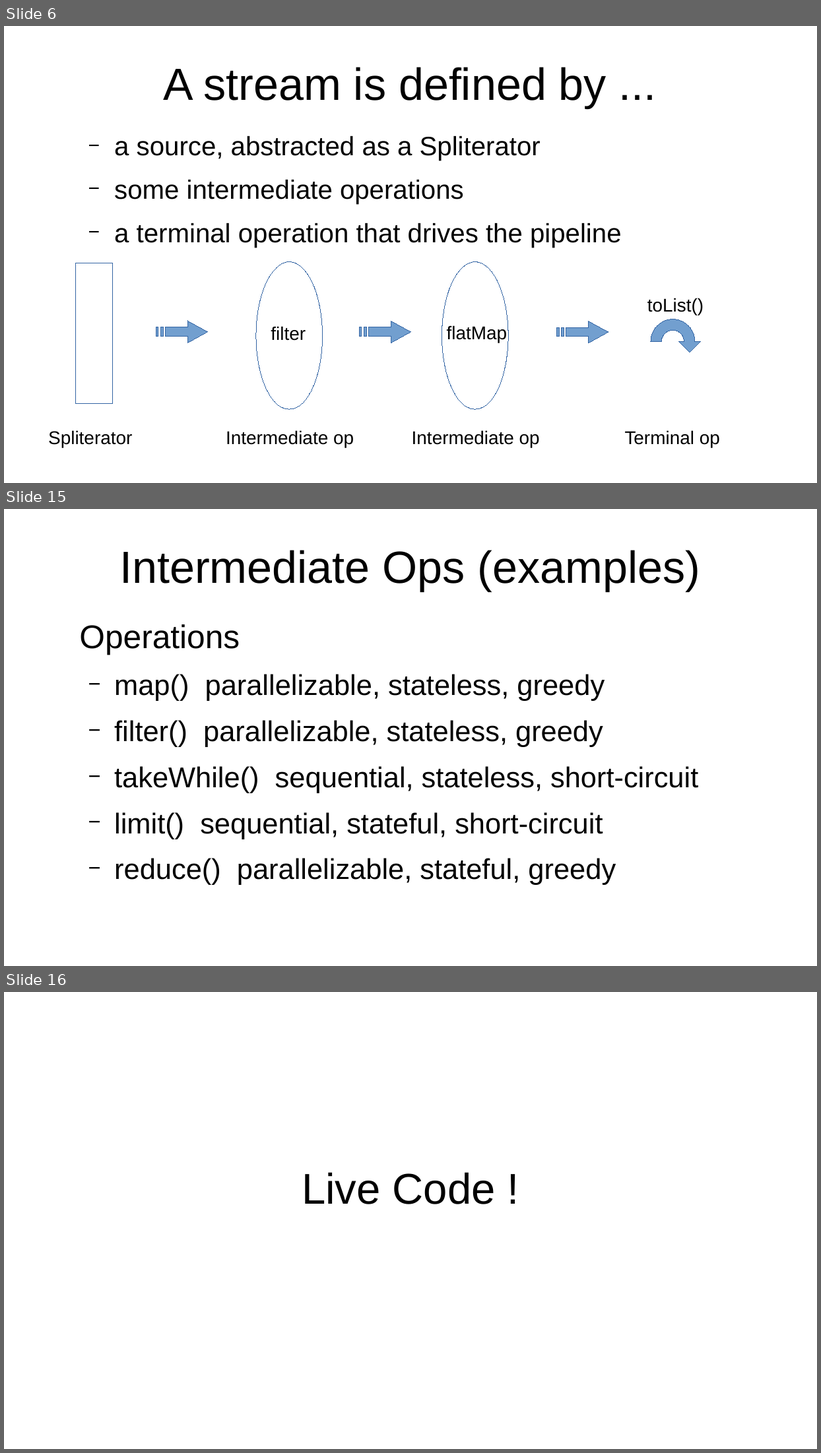
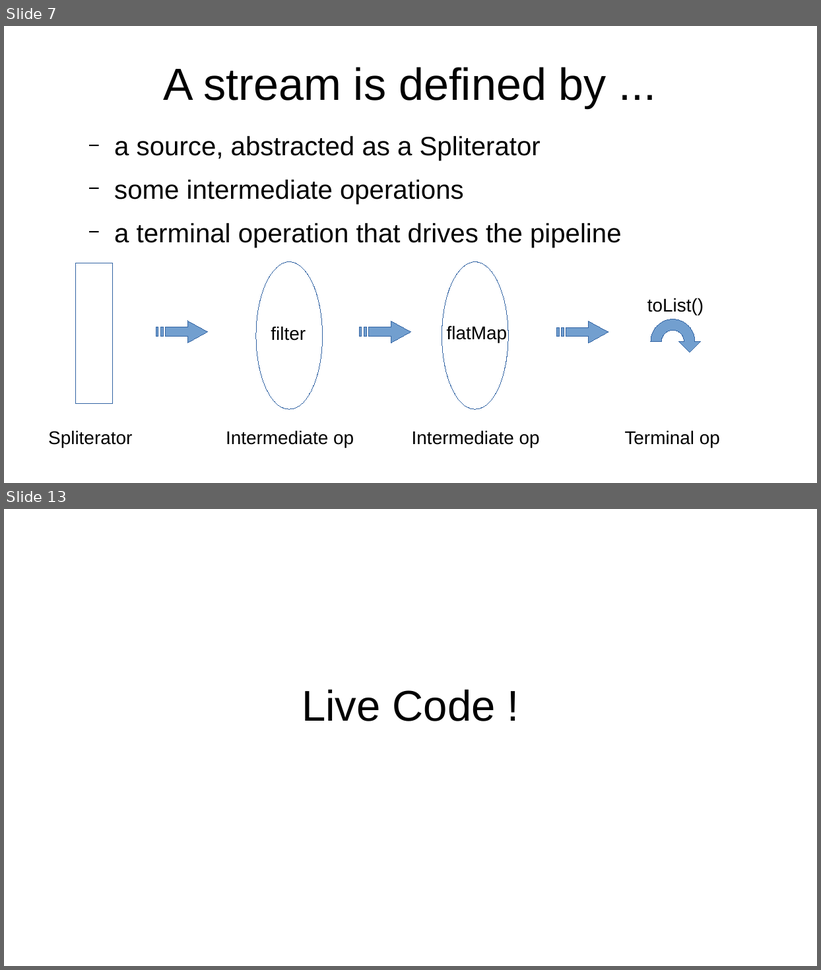
Before and after one commit to forax/we_are_all_to_gather, a slide deck: We are all to gather.odp. Shown one above the other, each under a label of ours: slides 6, 15 and 16 before the commit, slides 7 and 13 after it; the slides between them are not shown. The pictures are 821x1453 and 821x970 pixels, drawn with LibreOffice and Linux fonts; fonts in the diff are those of the drawing. Boxes give left, top, right and bottom in pixels: in the first picture for what was removed or moved away, otherwise in the second. Text is boxed around its words. In the diff, an @@ line names an element or a change of style, - is before the commit and + after.

```diff
--- a/We are all to gather.odp
+++ b/We are all to gather.odp
@@ slide 15 removed at (4,509,817,966), background #FFFFFF @@
@@ title removed at (120,550,701,591) @@
-Intermediate Ops (examples)
@@ text removed at (79,625,698,885) @@
-Operations
-  − map() parallelizable, stateless, greedy
-  − filter() parallelizable, stateless, greedy
-  − takeWhile() sequential, stateless, short-circuit
-  − limit() sequential, stateful, short-circuit
-  − reduce() parallelizable, stateful, greedy
@@ what was slide 6 is now slide 7 @@
@@ what was slide 16 is now slide 13 @@
```
Also in this commit, not shown: 12 slides changed, 7 slides added, 6 other slides removed, 1 other file.
